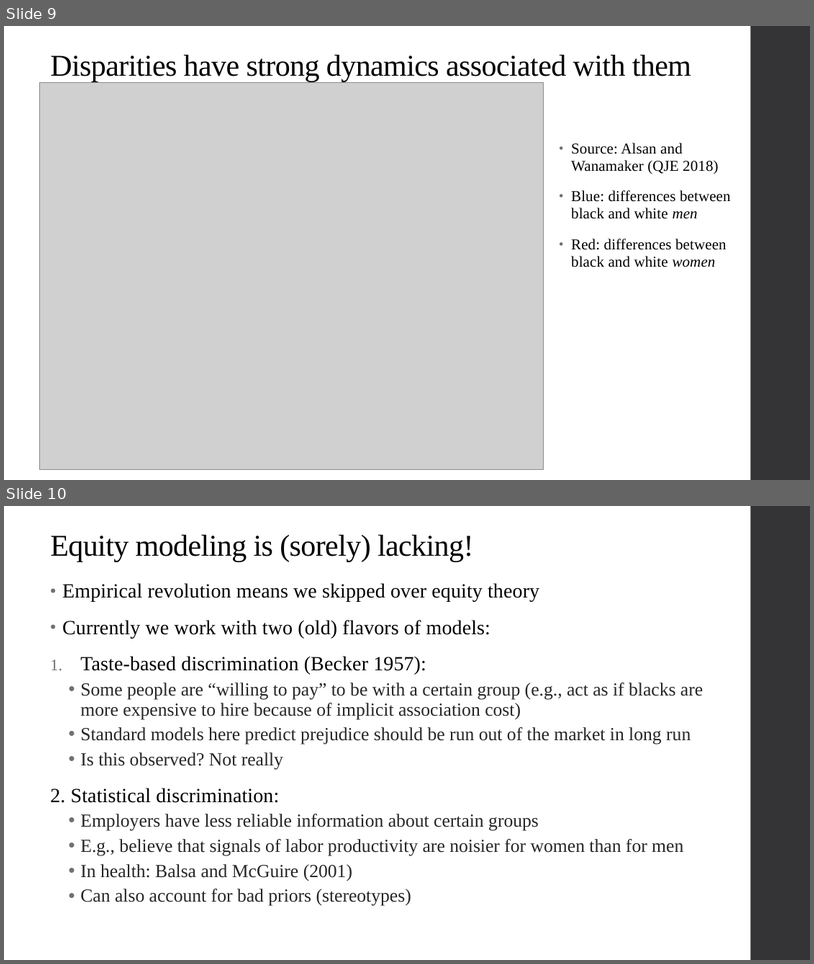
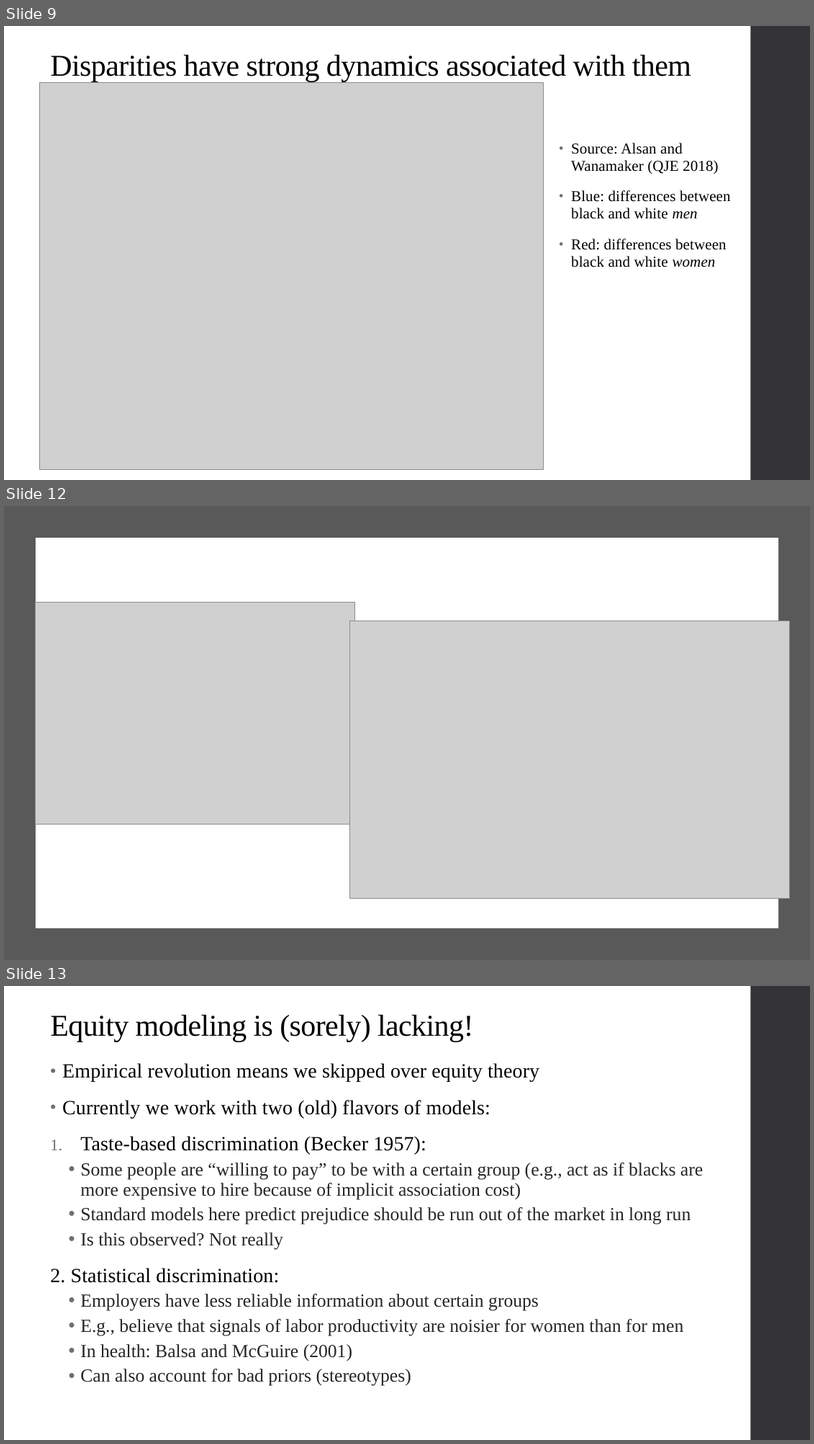
Before and after one commit to alex-hoagland/HAD6750H, a slide deck: Lecture08_HealthEquity/L8Slides_HealthEquity.pptx. Shown one above the other, each under a label of ours: slides 9 and 10 before the commit, slides 9, 12 and 13 after it; the slides between them are not shown. The pictures are 814x964 and 814x1444 pixels, drawn with LibreOffice and Linux fonts; fonts in the diff are those of the drawing; grey boxes stand for pictures. Boxes give left, top, right and bottom in pixels: in the first picture for what was removed or moved away, otherwise in the second. Text is boxed around its words. In the diff, an @@ line names an element or a change of style, - is before the commit and + after.

```diff
--- a/Lecture08_HealthEquity/L8Slides_HealthEquity.pptx
+++ b/Lecture08_HealthEquity/L8Slides_HealthEquity.pptx
@@ slide 12 added at (x1=4, y1=506, x2=810, y2=960), background #FFFFFF @@
@@ rectangle added at (x1=4, y1=506, x2=810, y2=960), fill #595959 @@
@@ rectangle added at (x1=751, y1=506, x2=810, y2=960), fill #353537 @@
@@ rectangle added at (x1=36, y1=538, x2=779, y2=928), fill #FFFFFF @@
@@ picture added at (x1=35, y1=602, x2=355, y2=824) @@
@@ picture added at (x1=350, y1=621, x2=790, y2=898) @@
@@ what was slide 10 is now slide 13 @@
```
Also in this commit, not shown: 2 slides changed, 2 other slides added, 2 other files.
